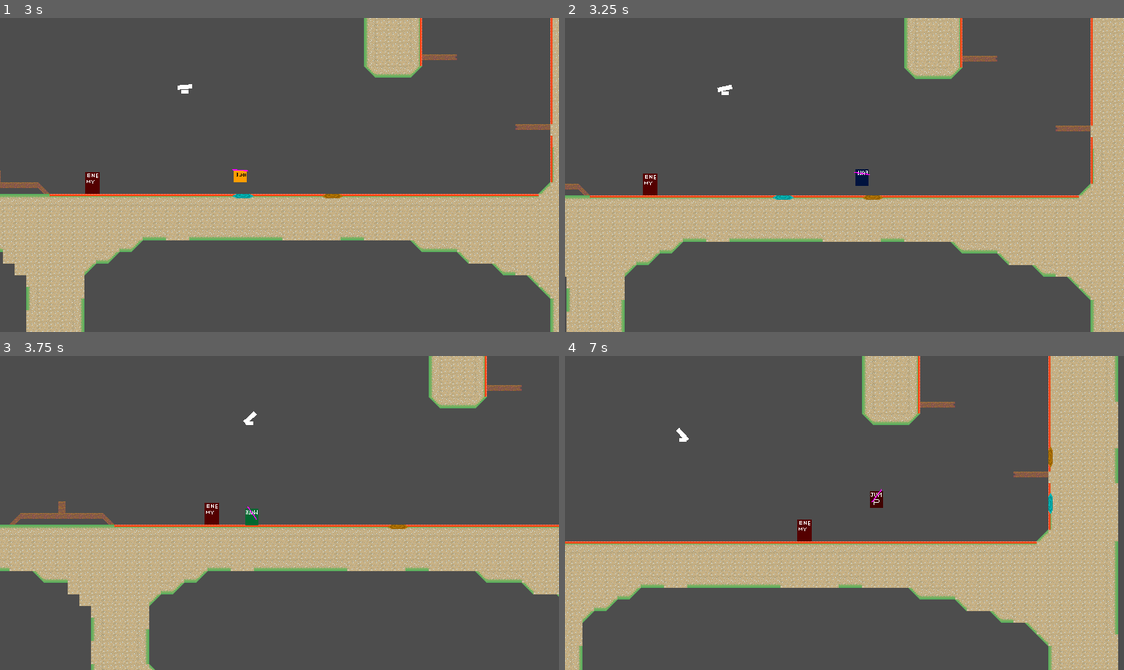
Above: before the commit, frames 1-4 (two rows, left to right).
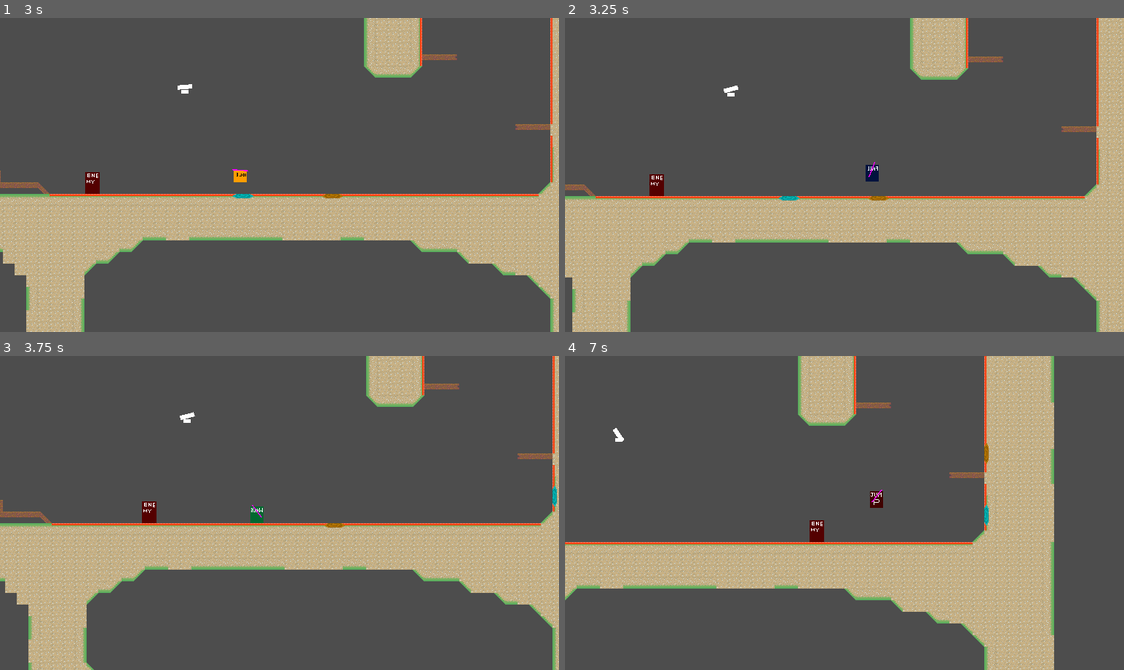
Above: after the commit, the same moments.

Repository: haruo-gabriel/portal2d
Game: Godot game, scene res://levels/test.tscn
Two runs of this game, one before a commit and one after it. Both use one fixed random seed, a clock stepped at 60 frames per second and the inputs below.
Inputs (mouse positions are in pixels of both pictures, inside the frame that each line leads up to):
- Up to frame 1 (3 s): move the mouse to (251, 237) at 0.52 s; hold Shift (crouch) 0.53-1.28 s; hold D (move_right) 0.53-2.03 s; tap Space (jump) at 0.77, 1.52 s; move the mouse to (447, 222) at 1.27 s; click (447, 222) at 1.35 s; move the mouse to (111, 127) at 2.02 s; hold A (move_left) from 2.03 s (still down); right-click (111, 127) at 2.1 s; move the mouse to (307, 175) at 2.77 s; tap Shift (crouch) at 2.85 s
- Up to frame 2 (3.25 s): keep holding A (move_left); tap Space (jump) at 3.02 s
- Up to frame 3 (3.75 s): keep holding A (move_left); move the mouse to (195, 434) at 3.52 s; click (195, 434) at 3.6 s
- Up to frame 4 (7 s): tap Space (jump) at 3.77, 4.52, 6.02, 6.77 s; move the mouse to (967, 497) at 4.27 s; release A (move_left) at 4.28 s; hold D (move_right) from 4.28 s (still down); right-click (967, 497) at 4.35 s; move the mouse to (732, 528) at 5.02 s; hold Shift (crouch) 5.03-5.78 s; move the mouse to (900, 443) at 5.77 s; click (900, 443) at 5.85 s; move the mouse to (816, 575) at 6.52 s; right-click (816, 575) at 6.6 s

Frame 1 is identical in both runs. In frame 2, 15% of the frame differs, in the area x 0-100%, y 0-100%; in frame 3, 22%; in frame 4, 36%, in the area x 0-99%, y 0-100%.

Commit message:
Adding player detection areas
the group name is `MovingEnemyTarget`

Diff:
--- a/godot project/characters/moving_enemy/moving_enemy.tscn
+++ b/godot project/characters/moving_enemy/moving_enemy.tscn
@@ -7,6 +7,14 @@
 
 [sub_resource type="RectangleShape2D" id="RectangleShape2D_uch4w"]
 size = Vector2(20, 30)
+
+[sub_resource type="SegmentShape2D" id="SegmentShape2D_xu6ep"]
+a = Vector2(-50, 2.08165e-12)
+b = Vector2(250, 2.08165e-12)
+
+[sub_resource type="SegmentShape2D" id="SegmentShape2D_jtewm"]
+a = Vector2(2.08165e-12, 2.08165e-12)
+b = Vector2(50, 2.08165e-12)
 
 [node name="MovingEnemy" type="CharacterBody2D"]
 script = ExtResource("1_m57l0")
@@ -27,3 +35,16 @@
 
 [node name="Searching" type="Node" parent="StateMachine"]
 script = ExtResource("4_8dwqt")
+
+[node name="PlayerSightArea" type="Area2D" parent="."]
+
+[node name="CollisionShape2D" type="CollisionShape2D" parent="PlayerSightArea"]
+shape = SubResource("SegmentShape2D_xu6ep")
+
+[node name="PlayerAttackArea" type="Area2D" parent="."]
+
+[node name="CollisionShape2D" type="CollisionShape2D" parent="PlayerAttackArea"]
+shape = SubResource("SegmentShape2D_jtewm")
+
+[connection signal="body_entered" from="PlayerSightArea" to="StateMachine" method="_on_player_sight_area_body_entered"]
+[connection signal="body_entered" from="PlayerAttackArea" to="StateMachine" method="_on_player_attack_area_body_entered"]
--- a/godot project/characters/moving_enemy/scripts/states/state_machine.gd
+++ b/godot project/characters/moving_enemy/scripts/states/state_machine.gd
@@ -6,3 +6,17 @@
 
 func _process(delta: float) -> void:
 	super(delta)
+
+func _on_player_sight_area_body_entered(body: Node2D) -> void:
+
+	if not body.is_in_group("MovingEnemyTarget"):
+		return
+
+	current_state.transitioned.emit(current_state, "chasing")
+
+func _on_player_attack_area_body_entered(body: Node2D) -> void:
+
+	if not body.is_in_group("MovingEnemyTarget"):
+		return
+
+	current_state.transitioned.emit(current_state, "attack")
Not shown: 1 places in godot project/characters/moving_enemy/moving_enemy.tscn that only renumber resources
